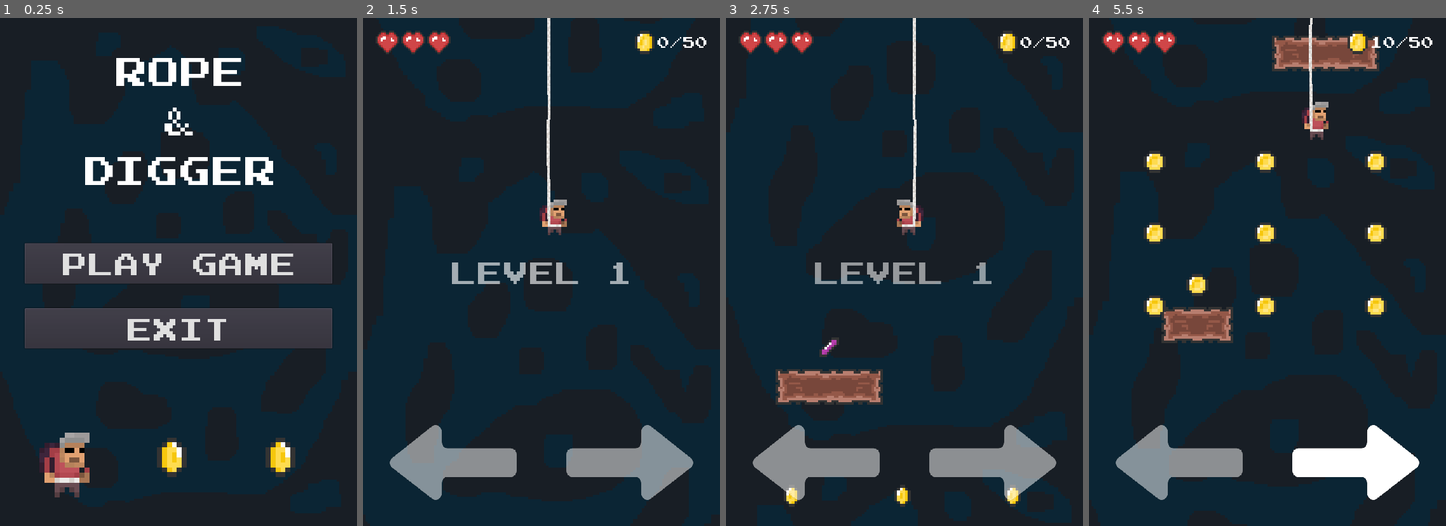
Above: before the commit, frames 1-4 (left to right).
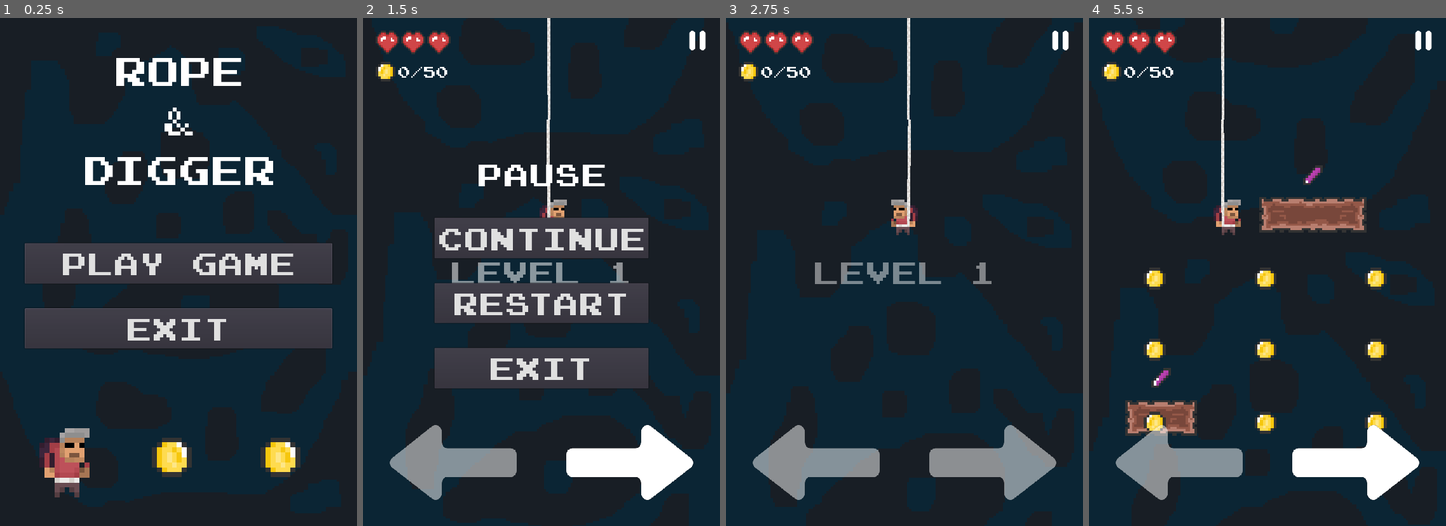
Above: after the commit, the same moments.

Repository: drxwat/rope-and-digger-game
Game: Godot game, scene res://level/start-screen/StartScreen.tscn
Same seed, same stepped clock (60 frames per second), same inputs: the game is played once before the commit and once after it. Sound files missing from this copy of the repository are replaced by a short silence.
Inputs (mouse positions are in pixels of both pictures, inside the frame that each line leads up to):
- Up to frame 1 (0.25 s): no input
- Up to frame 2 (1.5 s): click "PLAY GAME" at 0.5 s; click (698, 43) at 1.27 s
- Up to frame 3 (2.75 s): click (904, 302) at 2 s, where only the run after the commit has a clickable "Restart"
- Up to frame 4 (5.5 s): move the mouse to (1346, 246) at 2.77 s; hold D (move_right) 2.78-4.28 s; click (1346, 246) at 2.92 s; move the mouse to (1196, 297) at 3.52 s; move the mouse to (1303, 160) at 4.27 s; hold A (move_left) 4.28-5.03 s; move the mouse to (1249, 373) at 5.02 s; hold D (move_right) from 5.03 s (still down); click (1249, 373) at 5.17 s

The runs differ from the first frame. In frame 1, 1.9% of the frame differs, in the area x 11-85%, y 80-92%; in frame 2, 19%, in the area x 3-97%, y 2-95%; in frame 3, 4.7%; in frame 4, 12%.

Commit message:
test fixes

Diff:
--- a/core/Global.gd
+++ b/core/Global.gd
@@ -5,6 +5,8 @@
 
 var show_pause_sceen = false
 var is_game_started = false
+var record := 0
+var path_to_user_data := "user://play.data"
 
 onready var game_scene = preload("res://level/main-level/MainLevel.tscn")
 
@@ -13,6 +15,10 @@
 	var root = get_tree().get_root()
 	var scene = root.get_child(root.get_child_count() - 1)
 	current_scene_ref = weakref(scene)
+	var user_data = load_play_data(path_to_user_data)
+	if user_data and user_data["score"]:
+		print('last record', user_data["score"])
+		record = user_data["score"]
 
 func _process(delta):
 	if is_game_started and Input.is_action_just_pressed("ui_cancel"):
@@ -31,7 +37,8 @@
 	get_tree().paused = show_pause_sceen
 
 func start_new_game():
-	var is_game_started = false
+	is_game_started = false
+	show_pause_sceen = false
 	goto_scene(game_scene)
 
 func exit_game():
@@ -52,3 +59,21 @@
 
 	# Optionally, to make it compatible with the SceneTree.change_scene() API.
 	get_tree().set_current_scene(new_scene)
+
+func update_record(score: int):
+	record = score
+	save_play_data(path_to_user_data, {"score": score})
+
+func save_play_data(path, data):
+	var f = File.new()
+	f.open(path, File.WRITE)
+	f.store_var(data)
+	f.close()
+
+func load_play_data(path):
+	var f = File.new()
+	if f.file_exists(path):
+		f.open(path, File.READ)
+		var data = f.get_var()
+		f.close()
+		return data
--- a/core/coin/pattern-2/CoinPattern2.tscn
+++ b/core/coin/pattern-2/CoinPattern2.tscn
@@ -35,4 +35,5 @@
 
 [node name="VisibilityNotifier2D" type="VisibilityNotifier2D" parent="."]
 rect = Rect2( 0, 0, 720, 500 )
+
 [connection signal="screen_exited" from="VisibilityNotifier2D" to="." method="on_screen_exited"]
--- a/core/coin/pattern-3/CoinPattern3.tscn
+++ b/core/coin/pattern-3/CoinPattern3.tscn
@@ -1,8 +1,10 @@
-[gd_scene load_steps=2 format=2]
+[gd_scene load_steps=3 format=2]
 
 [ext_resource path="res://core/coin/Coin.tscn" type="PackedScene" id=1]
+[ext_resource path="res://core/coin/CoinPattern.gd" type="Script" id=2]
 
 [node name="CoinPattern3" type="Node2D"]
+script = ExtResource( 2 )
 
 [node name="Coin" parent="." instance=ExtResource( 1 )]
 position = Vector2( 639.803, 60 )
@@ -30,3 +32,5 @@
 __meta__ = {
 "_editor_description_": ""
 }
+
+[connection signal="screen_exited" from="VisibilityNotifier2D" to="." method="on_screen_exited"]
--- /dev/null
+++ b/core/coin/pattern-4/CoinPattern4.tscn
@@ -0,0 +1,50 @@
+[gd_scene load_steps=4 format=2]
+
+[ext_resource path="res://core/coin/CoinPattern.gd" type="Script" id=1]
+[ext_resource path="res://core/coin/Coin.tscn" type="PackedScene" id=2]
+[ext_resource path="res://core/cristall/Cristall.tscn" type="PackedScene" id=3]
+
+[node name="CoinPattern4" type="Node2D"]
+script = ExtResource( 1 )
+
+[node name="Coin" parent="." instance=ExtResource( 2 )]
+position = Vector2( 48.2076, 72.6532 )
+
+[node name="Coin2" parent="." instance=ExtResource( 2 )]
+position = Vector2( 138.208, 160.653 )
+
+[node name="Coin3" parent="." instance=ExtResource( 2 )]
+position = Vector2( 240.208, 248.653 )
+
+[node name="Coin7" parent="." instance=ExtResource( 2 )]
+position = Vector2( 662.208, 72.6532 )
+
+[node name="Coin8" parent="." instance=ExtResource( 2 )]
+position = Vector2( 560.208, 160.653 )
+
+[node name="Coin9" parent="." instance=ExtResource( 2 )]
+position = Vector2( 450.208, 248.653 )
+
+[node name="Coin4" parent="." instance=ExtResource( 2 )]
+position = Vector2( 454.208, 436.653 )
+
+[node name="Coin5" parent="." instance=ExtResource( 2 )]
+position = Vector2( 564.208, 520.653 )
+
+[node name="Coin6" parent="." instance=ExtResource( 2 )]
+position = Vector2( 670.208, 608.653 )
+
+[node name="Coin10" parent="." instance=ExtResource( 2 )]
+position = Vector2( 238.208, 436.653 )
+
+[node name="Coin11" parent="." instance=ExtResource( 2 )]
+position = Vector2( 154.208, 520.653 )
+
+[node name="Coin12" parent="." instance=ExtResource( 2 )]
+position = Vector2( 44.2076, 608.653 )
+
+[node name="Cristall" parent="." instance=ExtResource( 3 )]
+position = Vector2( 344.676, 340.576 )
+
+[node name="VisibilityNotifier2D" type="VisibilityNotifier2D" parent="."]
+rect = Rect2( 0, 0, 720, 700 )
--- a/core/cristall/Cristall.gd
+++ b/core/cristall/Cristall.gd
@@ -2,6 +2,7 @@
 class_name Cristall
 
 func pick_up():
+	$AnimatedSprite.hide()
 	$PickUpPlayer.play()
 	$AnimationPlayer.play("show_reward")
 	yield($AnimationPlayer, "animation_finished")
--- a/core/cristall/Cristall.tscn
+++ b/core/cristall/Cristall.tscn
@@ -104,7 +104,7 @@
 [node name="AnimatedSprite" type="AnimatedSprite" parent="."]
 scale = Vector2( 5, 5 )
 frames = SubResource( 11 )
-frame = 3
+frame = 2
 playing = true
 
 [node name="PickUpPlayer" type="AudioStreamPlayer2D" parent="."]
--- a/core/platforms/meduim/side-spikes/Platform-M-SS.tscn
+++ b/core/platforms/meduim/side-spikes/Platform-M-SS.tscn
@@ -6,9 +6,9 @@
 [node name="Platform-M-SS" instance=ExtResource( 2 )]
 
 [node name="Spikes" parent="." index="3" instance=ExtResource( 1 )]
-position = Vector2( -104, 5 )
+position = Vector2( -104, 10 )
 rotation = -1.5708
 
 [node name="Spikes2" parent="." index="4" instance=ExtResource( 1 )]
-position = Vector2( 104, 5 )
+position = Vector2( 104, 10 )
 rotation = 1.5708
--- a/core/platforms/meduim/top-side-spikes/Platform-M-TSS.tscn
+++ b/core/platforms/meduim/top-side-spikes/Platform-M-TSS.tscn
@@ -12,9 +12,9 @@
 position = Vector2( -50, -33 )
 
 [node name="Spikes3" parent="." index="5" instance=ExtResource( 1 )]
-position = Vector2( 104, 5 )
+position = Vector2( 104, 10 )
 rotation = 1.5708
 
 [node name="Spikes4" parent="." index="6" instance=ExtResource( 1 )]
-position = Vector2( -104, 5 )
+position = Vector2( -104, 10 )
 rotation = -1.5708
--- a/core/platforms/small/side-spikes/PlatformS-SS.tscn
+++ b/core/platforms/small/side-spikes/PlatformS-SS.tscn
@@ -6,9 +6,9 @@
 [node name="PlatformS-SS" instance=ExtResource( 2 )]
 
 [node name="Spikes" parent="." index="3" instance=ExtResource( 1 )]
-position = Vector2( 70, 5 )
+position = Vector2( 70, 10 )
 rotation = 1.5708
 
 [node name="Spikes2" parent="." index="4" instance=ExtResource( 1 )]
-position = Vector2( -70, 5 )
+position = Vector2( -70, 10 )
 rotation = -1.5708
--- a/core/platforms/small/top-side-spikes/PlatformS-TSS.tscn
+++ b/core/platforms/small/top-side-spikes/PlatformS-TSS.tscn
@@ -9,9 +9,9 @@
 position = Vector2( 0, -33 )
 
 [node name="Spikes2" parent="." index="4" instance=ExtResource( 1 )]
-position = Vector2( 70, 5 )
+position = Vector2( 70, 10 )
 rotation = 1.5708
 
 [node name="Spikes3" parent="." index="5" instance=ExtResource( 1 )]
-position = Vector2( -70, 5 )
+position = Vector2( -70, 10 )
 rotation = -1.5708
--- a/core/player/Player.gd
+++ b/core/player/Player.gd
@@ -50,9 +50,9 @@
 		char_sprite.play("idle")
 
 	if is_on_floor():
-		camera.position += Vector2(0, gravity / 2 * delta)
+		camera.position += Vector2(0, gravity / 1.5 * delta)
 	elif camera.position.y > 0:
-		 camera.position += Vector2(0, - gravity / 4 * delta)
+		 camera.position += Vector2(0, - gravity / 3 * delta)
 
 	emit_signal("moving_to", move_dir)
 	move_and_slide(move_dir, top_direction)
--- a/core/ui/dead-overlay/DeadOverlay.gd
+++ b/core/ui/dead-overlay/DeadOverlay.gd
@@ -3,4 +3,10 @@
 signal restart_game
 
 func on_restart_game():
+	$VBoxContainer/NewRecord.hide()
 	emit_signal("restart_game")
+
+func set_score(score: int, is_new_record = false):
+	if is_new_record:
+		$VBoxContainer/NewRecord.show()
+	$VBoxContainer/Score/Label.text = str(score)
--- a/core/ui/dead-overlay/DeadOverlay.tscn
+++ b/core/ui/dead-overlay/DeadOverlay.tscn
@@ -1,7 +1,8 @@
-[gd_scene load_steps=3 format=2]
+[gd_scene load_steps=4 format=2]
 
 [ext_resource path="res://assets/fonts/fontMainScreen.tres" type="DynamicFont" id=1]
 [ext_resource path="res://core/ui/dead-overlay/DeadOverlay.gd" type="Script" id=2]
+[ext_resource path="res://assets/coin_single.png" type="Texture" id=3]
 
 [node name="DeadOverlay" type="CenterContainer"]
 anchor_right = 1.0
@@ -11,14 +12,24 @@
 "_edit_use_anchors_": false
 }
 
+[node name="ColorRect" type="ColorRect" parent="."]
+margin_left = 360.0
+margin_top = 512.0
+margin_right = 360.0
+margin_bottom = 512.0
+size_flags_horizontal = 3
+size_flags_vertical = 3
+color = Color( 0.33, 0.33, 0.33, 0.5 )
+
 [node name="VBoxContainer" type="VBoxContainer" parent="."]
 margin_left = 89.0
-margin_top = 407.0
+margin_top = 342.0
 margin_right = 631.0
-margin_bottom = 617.0
+margin_bottom = 682.0
 custom_constants/separation = 50
 
 [node name="Label" type="Label" parent="VBoxContainer"]
+modulate = Color( 0.878431, 0.172549, 1, 1 )
 margin_right = 542.0
 margin_bottom = 77.0
 custom_fonts/font = ExtResource( 1 )
@@ -31,4 +42,45 @@
 margin_bottom = 210.0
 custom_fonts/font = ExtResource( 1 )
 text = "PLAY AGAIN"
+
+[node name="NewRecord" type="Label" parent="VBoxContainer"]
+visible = false
+modulate = Color( 1, 0.74902, 0, 1 )
+margin_top = 260.0
+margin_right = 583.0
+margin_bottom = 337.0
+custom_fonts/font = ExtResource( 1 )
+text = "new RECORD!"
+align = 1
+
+[node name="Score" type="HBoxContainer" parent="VBoxContainer"]
+margin_top = 260.0
+margin_right = 542.0
+margin_bottom = 340.0
+alignment = 1
+
+[node name="TextureRect" type="TextureRect" parent="VBoxContainer/Score"]
+margin_left = 160.0
+margin_right = 240.0
+margin_bottom = 80.0
+rect_min_size = Vector2( 80, 80 )
+texture = ExtResource( 3 )
+expand = true
+
+[node name="Label" type="Label" parent="VBoxContainer/Score"]
+margin_left = 244.0
+margin_top = 1.0
+margin_right = 297.0
+margin_bottom = 78.0
+custom_fonts/font = ExtResource( 1 )
+text = "0"
+
+[node name="TextureRect2" type="TextureRect" parent="VBoxContainer/Score"]
+margin_left = 301.0
+margin_right = 381.0
+margin_bottom = 80.0
+rect_min_size = Vector2( 80, 80 )
+texture = ExtResource( 3 )
+expand = true
+
 [connection signal="pressed" from="VBoxContainer/Restart" to="." method="on_restart_game"]
--- a/core/ui/hp-bar/HPBar.tscn
+++ b/core/ui/hp-bar/HPBar.tscn
@@ -3,6 +3,7 @@
 [ext_resource path="res://core/ui/hp-bar/HPBar.gd" type="Script" id=2]
 
 [node name="HPBar" type="HBoxContainer"]
+rect_min_size = Vector2( 0, 48 )
 script = ExtResource( 2 )
 __meta__ = {
 "_edit_use_anchors_": false
--- a/core/ui/hud/HUD.gd
+++ b/core/ui/hud/HUD.gd
@@ -1,6 +1,6 @@
 extends MarginContainer
 
-onready var coin_counter := $Grid/Row1/CoinCounter
+onready var coin_counter := $Grid/CoinCounter
 onready var hp_bar := $Grid/Row1/HPBar
 onready var left_arrow := $VBoxContainer/Controlls/Left
 onready var right_arrow := $VBoxContainer/Controlls/Right
@@ -27,3 +27,6 @@
 	else:
 		right_arrow.modulate = default_color
 		left_arrow.modulate = default_color
+
+func on_pause():
+	Global.toggle_pause()
--- a/core/ui/hud/HUD.tscn
+++ b/core/ui/hud/HUD.tscn
@@ -1,10 +1,11 @@
-[gd_scene load_steps=6 format=2]
+[gd_scene load_steps=7 format=2]
 
 [ext_resource path="res://core/ui/hud/HUD.gd" type="Script" id=1]
 [ext_resource path="res://core/ui/coin-counter/CoinCounter.tscn" type="PackedScene" id=2]
 [ext_resource path="res://core/ui/hp-bar/HPBar.tscn" type="PackedScene" id=3]
 [ext_resource path="res://assets/straight-right-arrow.png" type="Texture" id=4]
 [ext_resource path="res://assets/straight-left-arrow.png" type="Texture" id=5]
+[ext_resource path="res://assets/pause.png" type="Texture" id=6]
 
 [node name="HUD" type="MarginContainer"]
 anchor_right = 1.0
@@ -16,22 +17,6 @@
 __meta__ = {
 "_edit_use_anchors_": false
 }
-
-[node name="Grid" type="VBoxContainer" parent="."]
-margin_right = 670.0
-margin_bottom = 999.0
-
-[node name="Row1" type="HBoxContainer" parent="Grid"]
-margin_right = 670.0
-margin_bottom = 40.0
-
-[node name="HPBar" parent="Grid/Row1" instance=ExtResource( 3 )]
-margin_bottom = 40.0
-size_flags_vertical = 3
-
-[node name="CoinCounter" parent="Grid/Row1" instance=ExtResource( 2 )]
-margin_left = 4.0
-margin_right = 670.0
 
 [node name="VBoxContainer" type="VBoxContainer" parent="."]
 margin_right = 670.0
@@ -58,3 +43,38 @@
 margin_right = 641.0
 margin_bottom = 256.0
 texture = ExtResource( 4 )
+
+[node name="Grid" type="VBoxContainer" parent="."]
+margin_right = 670.0
+margin_bottom = 999.0
+custom_constants/separation = 15
+
+[node name="Row1" type="HBoxContainer" parent="Grid"]
+margin_right = 670.0
+margin_bottom = 40.0
+
+[node name="HPBar" parent="Grid/Row1" instance=ExtResource( 3 )]
+margin_bottom = 40.0
+rect_min_size = Vector2( 0, 40 )
+size_flags_horizontal = 0
+
+[node name="Pause" type="HBoxContainer" parent="Grid/Row1"]
+margin_left = 4.0
+margin_right = 670.0
+margin_bottom = 40.0
+size_flags_horizontal = 3
+alignment = 2
+
+[node name="TextureButton" type="TextureButton" parent="Grid/Row1/Pause"]
+margin_left = 626.0
+margin_right = 666.0
+margin_bottom = 40.0
+texture_normal = ExtResource( 6 )
+
+[node name="CoinCounter" parent="Grid" instance=ExtResource( 2 )]
+margin_top = 55.0
+margin_right = 670.0
+margin_bottom = 95.0
+alignment = 0
+
+[connection signal="pressed" from="Grid/Row1/Pause/TextureButton" to="." method="on_pause"]
--- a/core/ui/level-overlay/NewLevelOverLay.gd
+++ b/core/ui/level-overlay/NewLevelOverLay.gd
@@ -1,6 +1,13 @@
 extends CenterContainer
+
+onready var label := $VBoxContainer/Level
 
 func show_level(level: int, with_reward = false):
 	$VBoxContainer/Reward.visible = with_reward
-	$VBoxContainer/Level.text = "Level " + str(level)
+	label.text = "Level " + str(level)
 	$AnimationPlayer.play("show_level")
+
+func show_message(message):
+	$AudioStreamPlayer.play()
+	label.text = message
+	$AnimationPlayer.play("show_level")
--- a/core/ui/level-overlay/NewLevelOverLay.tscn
+++ b/core/ui/level-overlay/NewLevelOverLay.tscn
@@ -1,9 +1,10 @@
-[gd_scene load_steps=6 format=2]
+[gd_scene load_steps=7 format=2]
 
 [ext_resource path="res://assets/fonts/fontMainScreen.tres" type="DynamicFont" id=1]
 [ext_resource path="res://core/ui/level-overlay/NewLevelOverLay.gd" type="Script" id=2]
 [ext_resource path="res://assets/fonts/font32.tres" type="DynamicFont" id=3]
 [ext_resource path="res://assets/heart_full.png" type="Texture" id=4]
+[ext_resource path="res://assets/sfx_and_music/player_Take_PowerUp.wav" type="AudioStream" id=5]
 
 [sub_resource type="Animation" id=1]
 resource_name = "show_level"
@@ -78,3 +79,6 @@
 
 [node name="AnimationPlayer" type="AnimationPlayer" parent="."]
 anims/show_level = SubResource( 1 )
+
+[node name="AudioStreamPlayer" type="AudioStreamPlayer" parent="."]
+stream = ExtResource( 5 )
--- a/core/ui/pause-overlay/PauseOverlay.gd
+++ b/core/ui/pause-overlay/PauseOverlay.gd
@@ -1,5 +1,15 @@
-extends Control
+extends CenterContainer
 
+signal restart_game
 
 func _ready():
 	Global.pause_screen = self
+
+func on_continue_game():
+	Global.toggle_pause()
+
+func on_restart_game():
+	emit_signal("restart_game")
+
+func on_exit_game():
+	Global.exit_game()
--- a/core/ui/pause-overlay/PauseOverlay.tscn
+++ b/core/ui/pause-overlay/PauseOverlay.tscn
@@ -3,7 +3,7 @@
 [ext_resource path="res://assets/fonts/fontMainScreen.tres" type="DynamicFont" id=1]
 [ext_resource path="res://core/ui/pause-overlay/PauseOverlay.gd" type="Script" id=2]
 
-[node name="PauseOverlay" type="Control"]
+[node name="PauseOverlay" type="CenterContainer"]
 anchor_right = 1.0
 anchor_bottom = 1.0
 script = ExtResource( 2 )
@@ -11,17 +11,45 @@
 "_edit_use_anchors_": false
 }
 
-[node name="CenterContainer" type="CenterContainer" parent="."]
-anchor_right = 1.0
-anchor_bottom = 1.0
+[node name="VBoxContainer" type="VBoxContainer" parent="."]
+margin_left = 142.0
+margin_top = 274.0
+margin_right = 578.0
+margin_bottom = 750.0
+custom_constants/separation = 50
+alignment = 1
 __meta__ = {
 "_edit_use_anchors_": false
 }
 
-[node name="Label" type="Label" parent="CenterContainer"]
-margin_left = 227.0
-margin_top = 473.0
-margin_right = 492.0
-margin_bottom = 550.0
+[node name="Label" type="Label" parent="VBoxContainer"]
+margin_right = 436.0
+margin_bottom = 77.0
 custom_fonts/font = ExtResource( 1 )
 text = "PAUSE"
+align = 1
+
+[node name="Continue" type="Button" parent="VBoxContainer"]
+margin_top = 127.0
+margin_right = 436.0
+margin_bottom = 210.0
+custom_fonts/font = ExtResource( 1 )
+text = "Continue"
+
+[node name="Restart" type="Button" parent="VBoxContainer"]
+margin_top = 260.0
+margin_right = 436.0
+margin_bottom = 343.0
+custom_fonts/font = ExtResource( 1 )
+text = "Restart"
+
+[node name="Exit" type="Button" parent="VBoxContainer"]
+margin_top = 393.0
+margin_right = 436.0
+margin_bottom = 476.0
+custom_fonts/font = ExtResource( 1 )
+text = "Exit"
+
+[connection signal="pressed" from="VBoxContainer/Continue" to="." method="on_continue_game"]
+[connection signal="pressed" from="VBoxContainer/Restart" to="." method="on_restart_game"]
+[connection signal="pressed" from="VBoxContainer/Exit" to="." method="on_exit_game"]
--- a/level/main-level/MainLevel.gd
+++ b/level/main-level/MainLevel.gd
@@ -20,6 +20,7 @@
 onready var player := $Player
 onready var bat_timer := $Timers/BatTimer
 onready var admob := $AdMob
+onready var level_overlay := $CanvasLayer/LevelOverLay
 
 var complexity_change = {
 	"top_spikes_probability": 0.1,
@@ -30,6 +31,7 @@
 	"bat_timeout": -1,
 	"bat_start_level": 4,
 	"two_bats_start_level": 7,
+	"gravity": 15,
 }
 
 var is_addmob_loaded := false
@@ -45,6 +47,7 @@
 var coins_level := 50
 var next_coins_level := 100
 var spawn_two_bats := false
+var record_achieved := false
 
 enum PlatformTypes { SIMPLE, SIDE_SPIKES, TOP_SPIKES, TOP_SIDE_SPIKES }
 
@@ -71,7 +74,8 @@
 var coin_patterns = {
 	0: preload("res://core/coin/pattern-1/CoinPattern1.tscn"),
 	1: preload("res://core/coin/pattern-2/CoinPattern2.tscn"),
-	2: preload("res://core/coin/pattern-3/CoinPattern3.tscn")
+	2: preload("res://core/coin/pattern-3/CoinPattern3.tscn"),
+	3: preload("res://core/coin/pattern-4/CoinPattern4.tscn"),
 }
 
 func _ready():
@@ -95,7 +99,8 @@
 		next_pattern_y = player.position.y + pattern_spawn_distance
 
 
-func check_for_level_up(coins):
+func check_for_level_up(coins: int):
+	check_for_new_record(coins)
 	if coins >= coins_level:
 		level += 1
 		update_level_req()
@@ -103,6 +108,13 @@
 		increese_complexity()
 		show_level_overlay()
 
+func check_for_new_record(coins: int):
+	if Global.record == 0 or record_achieved:
+		return
+	if coins > Global.record:
+		record_achieved = true
+		level_overlay.show_message("New Record")
+
 func update_level_req():
 	var next_fibonacci = coins_level + next_coins_level
 	coins_level = next_coins_level
@@ -115,6 +127,7 @@
 	mooving_platform_probability += complexity_change.mooving_platform_probability
 	platform_speed_range += complexity_change.platform_speed_range
 	platform_spawn_distance += complexity_change.platform_spawn_distance
+	player.gravity += complexity_change.gravity
 	if level >= complexity_change.bat_start_level:
 		bat_timer.wait_time += complexity_change.bat_timeout
 		bat_timer.start()
@@ -126,7 +139,7 @@
 
 func show_level_overlay():
 	var show_reward = is_max_hp_rise_level() and player.max_hp <= player.limit_hp
-	$CanvasLayer/LevelOverLay.show_level(level, show_reward)
+	level_overlay.show_level(level, show_reward)
 
 func level_up_player():
 	if is_max_hp_rise_level():
@@ -134,6 +147,8 @@
 	player.heal()
 
 func show_game_over():
+	if player.coins > Global.record:
+		Global.update_record(player.coins)
 	if is_addmob_loaded:
 		admob.show_interstitial()
 	else:
@@ -147,6 +162,7 @@
 	is_addmob_loaded = true
 
 func show_dead_oberlay():
+	$CanvasLayer/DeadOverlay.set_score(player.coins, record_achieved)
 	$CanvasLayer/DeadOverlay.show()
 	get_tree().paused = true
 
@@ -159,7 +175,7 @@
 	bottom_bg = background
 
 func spawn_coin_pattern():
-	var pattern_i = rng.randi_range(0, 2)
+	var pattern_i = rng.randi_range(0, 3)
 	var pattern = coin_patterns[pattern_i].instance()
 	var distance_to_player = bottom_bg.position.y - player.position.y
 	var margin_bottom = player_to_bottom_bg_normal_dist - distance_to_player
--- a/level/main-level/MainLevel.tscn
+++ b/level/main-level/MainLevel.tscn
@@ -15,14 +15,15 @@
 
 [node name="CanvasLayer" type="CanvasLayer" parent="."]
 
+[node name="LevelOverLay" parent="CanvasLayer" instance=ExtResource( 10 )]
+
 [node name="HUD" parent="CanvasLayer" instance=ExtResource( 6 )]
 
-[node name="PauseOverlay" parent="CanvasLayer" instance=ExtResource( 8 )]
+[node name="DeadOverlay" parent="CanvasLayer" instance=ExtResource( 9 )]
+pause_mode = 2
 visible = false
 
-[node name="LevelOverLay" parent="CanvasLayer" instance=ExtResource( 10 )]
-
-[node name="DeadOverlay" parent="CanvasLayer" instance=ExtResource( 9 )]
+[node name="PauseOverlay" parent="CanvasLayer" instance=ExtResource( 8 )]
 pause_mode = 2
 visible = false
 
@@ -60,6 +61,7 @@
 
 [connection signal="level_requirement_changed" from="." to="CanvasLayer/HUD" method="update_coins_requirements"]
 [connection signal="restart_game" from="CanvasLayer/DeadOverlay" to="." method="restart_level"]
+[connection signal="restart_game" from="CanvasLayer/PauseOverlay" to="." method="restart_level"]
 [connection signal="screen_exited" from="Backgrounds/Background1" to="." method="move_bg_to_bottom"]
 [connection signal="screen_exited" from="Backgrounds/Background2" to="." method="move_bg_to_bottom"]
 [connection signal="screen_exited" from="Backgrounds/Background3" to="." method="move_bg_to_bottom"]
--- a/level/start-screen/StartScreen.tscn
+++ b/level/start-screen/StartScreen.tscn
@@ -166,6 +166,7 @@
 position = Vector2( 0, 40 )
 scale = Vector2( 10, 10 )
 frames = SubResource( 4 )
+frame = 1
 playing = true
 centered = false
 flip_h = true
@@ -174,6 +175,7 @@
 position = Vector2( 216.323, 0 )
 scale = Vector2( 10, 10 )
 frames = SubResource( 11 )
+frame = 1
 playing = true
 centered = false
 flip_h = true
@@ -182,6 +184,7 @@
 position = Vector2( 435.073, 0 )
 scale = Vector2( 10, 10 )
 frames = SubResource( 11 )
+frame = 1
 playing = true
 centered = false
 flip_h = true
Binary file added: assets/pause.png
Not shown, added: assets/pause.png.import
Not shown, added: assets/pause.png~
